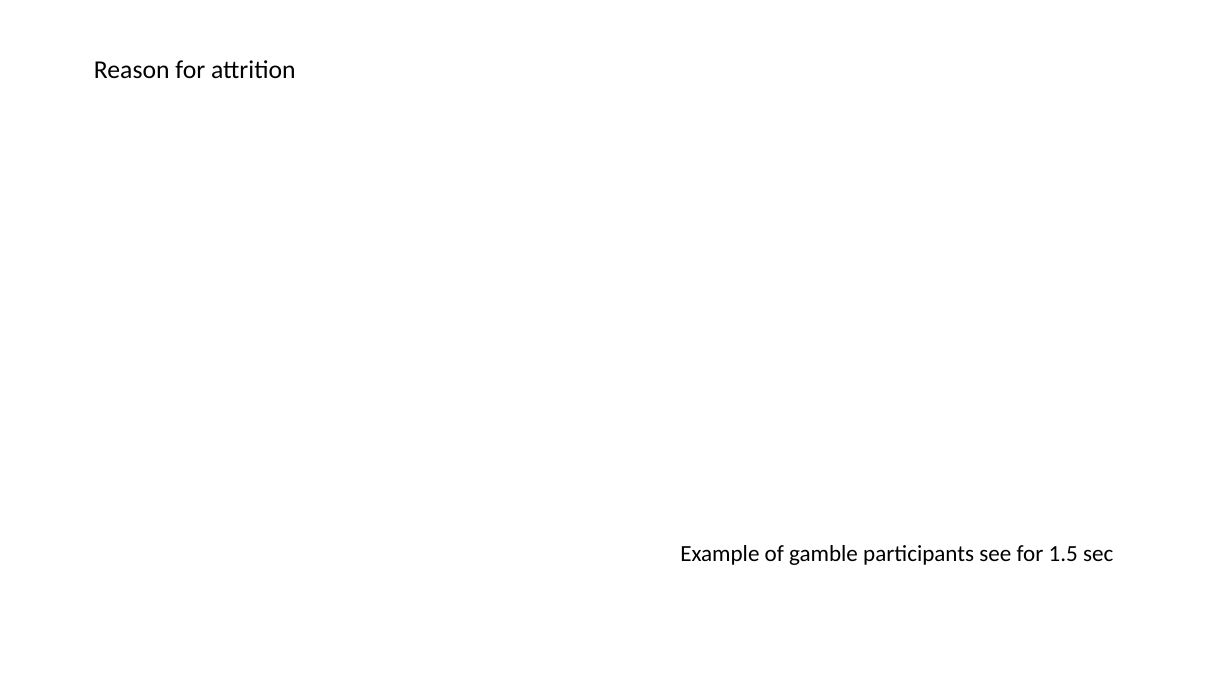
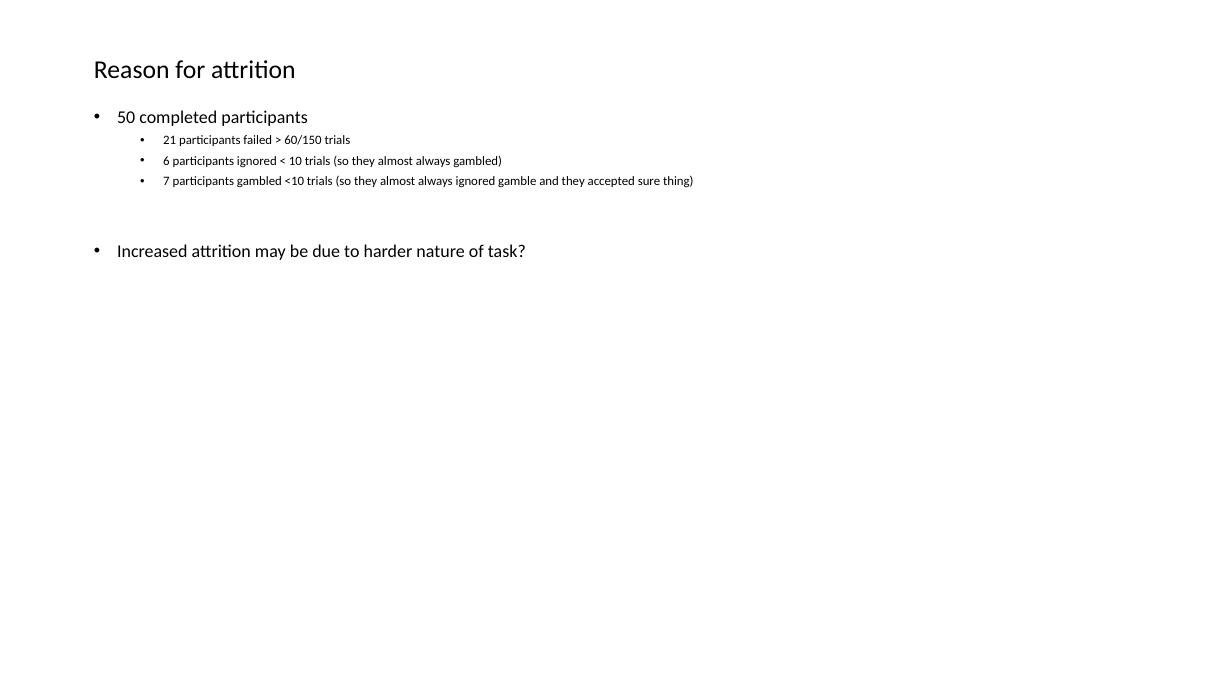
Before and after one commit to gpagnier/rampAnalysis, a slide deck: slide 3 of RampResponseMappingNew2.1.pptx. Drawn at 1232x693 pixels with LibreOffice and Linux fonts; fonts in the diff are those of the drawing. Boxes give left, top, right and bottom in pixels: in the first picture for what was removed or moved away, otherwise in the second. Text is boxed around its words. In the diff, an @@ line names an element or a change of style, - is before the commit and + after.

```diff
--- a/RampResponseMappingNew2.1.pptx
+++ b/RampResponseMappingNew2.1.pptx
@@ text added at (117,110,694,260), 10 pt, text #000000 @@
+• 50 completed participants
+  • 21 participants failed > 60/150 trials
+  • 6 participants ignored < 10 trials (so they almost always gambled)
+  • 7 participants gambled <10 trials (so they almost always ignored gamble and they accepted sure thing)
+• Increased attrition may be due to harder nature of task?
@@ text removed at (680,545,1113,565) @@
-Example of gamble participants see for 1.5 sec
```
Also in this commit, not shown: 13 slides added, 6 other files.
